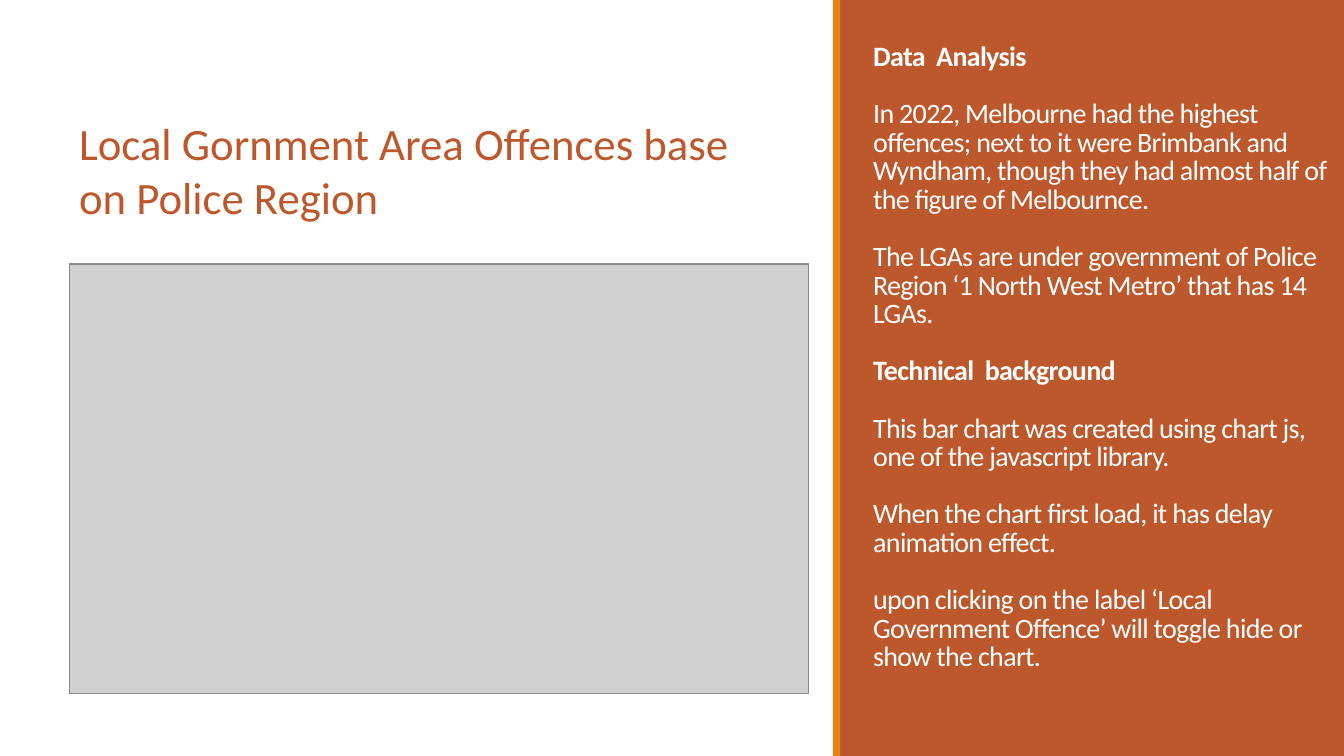
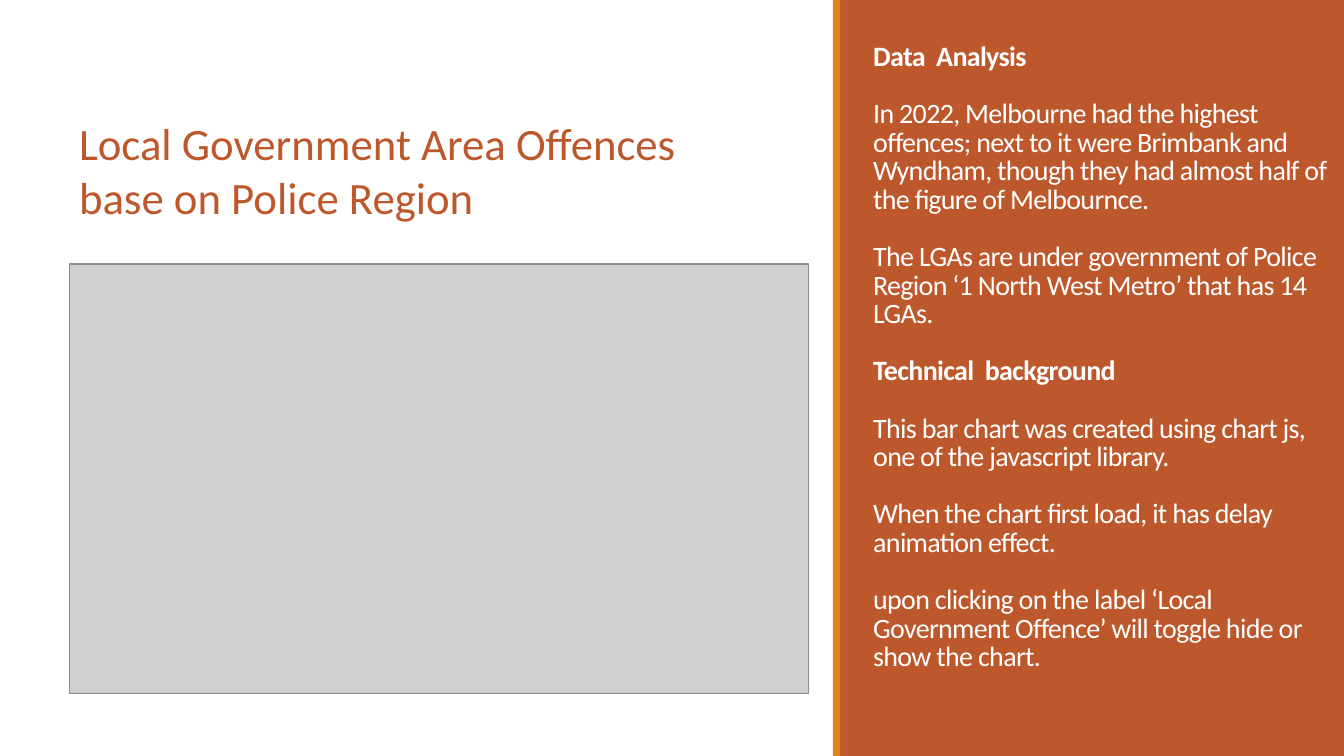
Before and after one commit to PhuongTieuOp/project3, a slide deck: slide 5 of Victoria Crime Data Visualization3.pptx. Drawn at 1344x756 pixels with LibreOffice and Linux fonts; fonts in the diff are those of the drawing; grey boxes stand for pictures. Boxes give left, top, right and bottom in pixels: in the first picture for what was removed or moved away, otherwise in the second. Text is boxed around its words. In the diff, an @@ line names an element or a change of style, - is before the commit and + after.

```diff
--- a/Victoria Crime Data Visualization3.pptx
+++ b/Victoria Crime Data Visualization3.pptx
@@ text at box(79, 129, 675, 222): text changed @@
-Local Gornment Area Offences base on Police Region
+Local Government Area Offences base on Police Region
```
Also in this commit, not shown: 33 other files.
